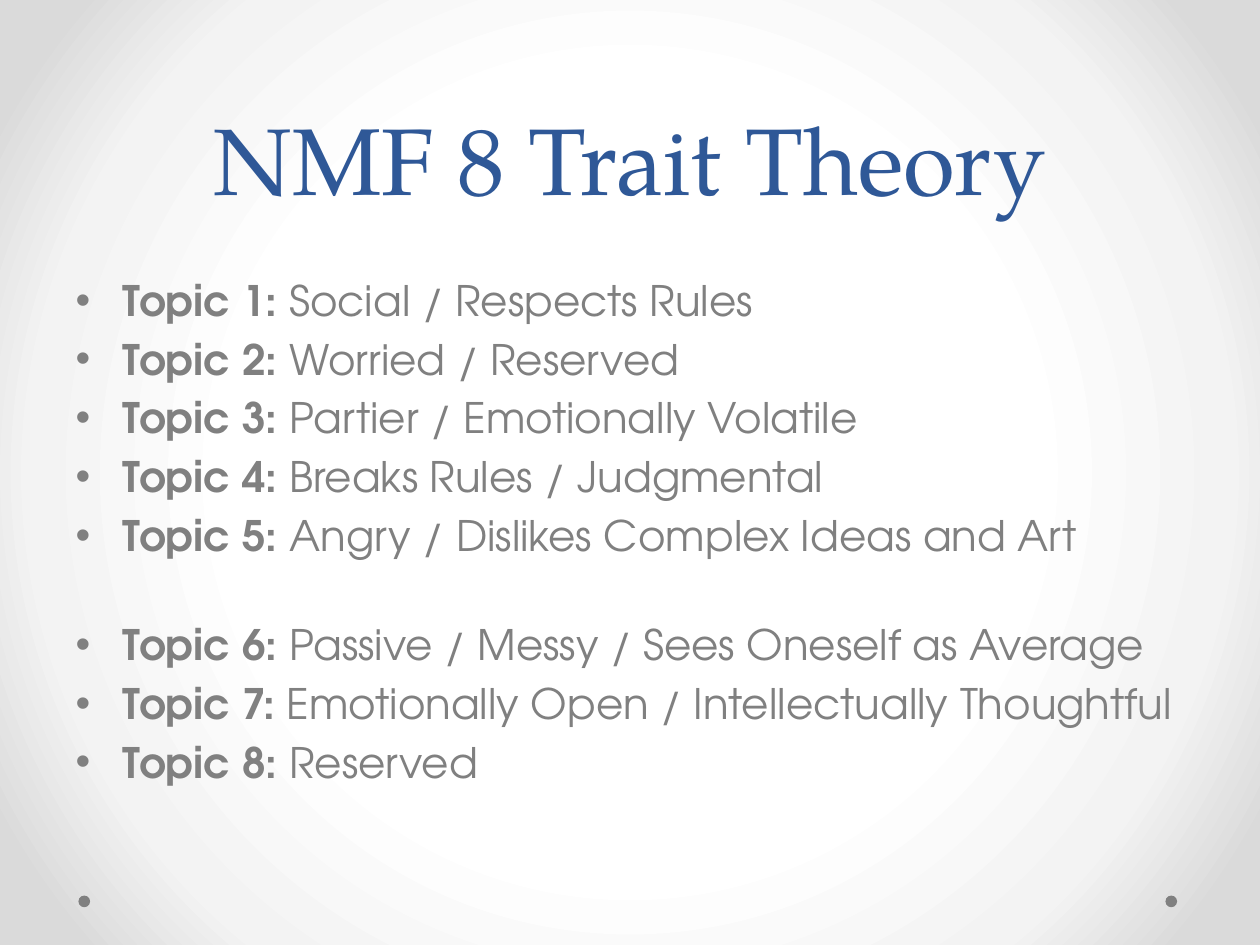
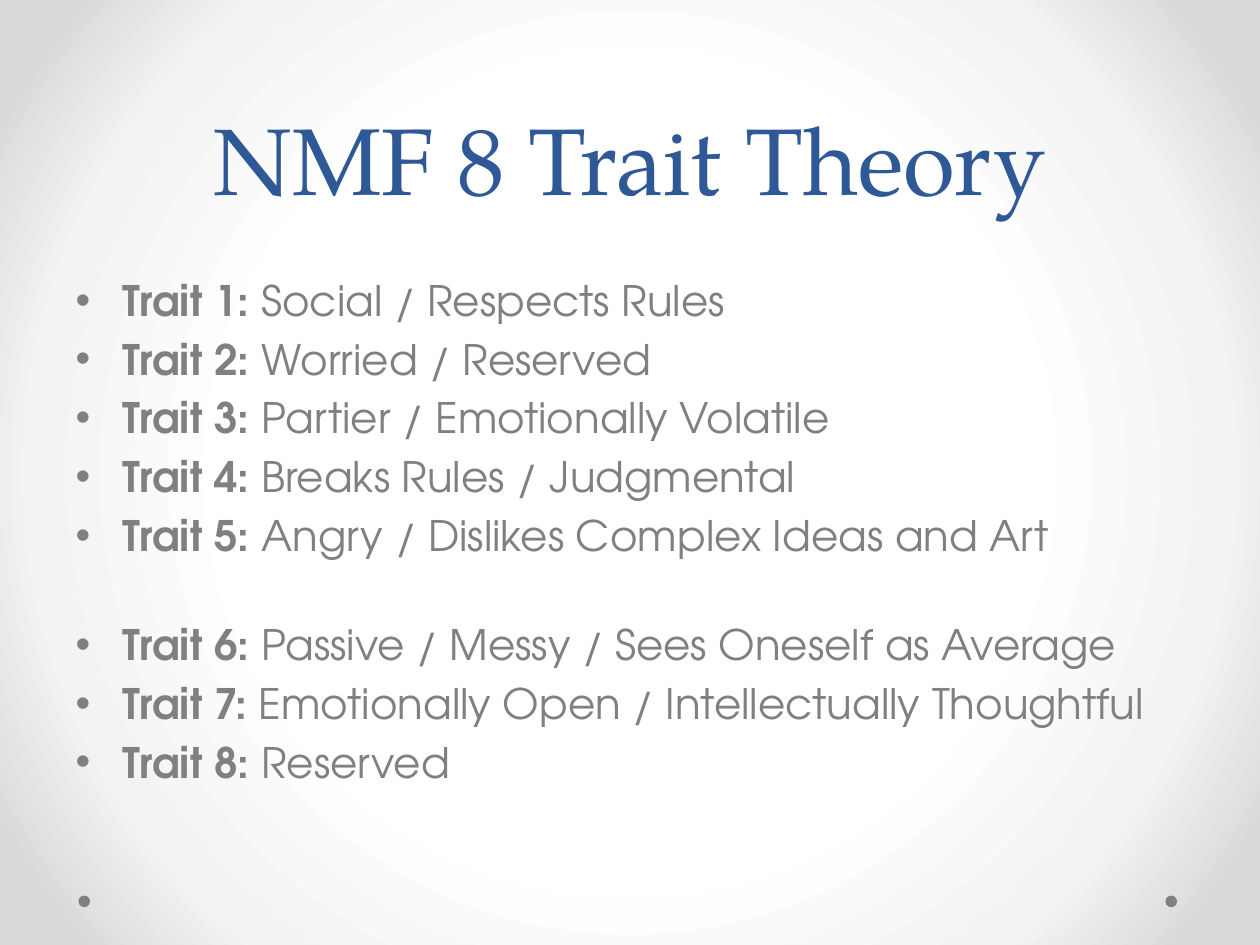
Before and after one commit to alacrity28/personality, a slide deck: slide 3 of presentation_ErinWolpert.pptx. Drawn at 1260x945 pixels with LibreOffice and Linux fonts; fonts in the diff are those of the drawing. Boxes give left, top, right and bottom in pixels: in the first picture for what was removed or moved away, otherwise in the second. Text is boxed around its words. In the diff, an @@ line names an element or a change of style, - is before the commit and + after.

```diff
--- a/presentation_ErinWolpert.pptx
+++ b/presentation_ErinWolpert.pptx
@@ text at (x1=123, y1=284, x2=1144, y2=779): text changed @@
-• Topic 1: Social / Respects Rules
-• Topic 2: Worried / Reserved
-• Topic 3: Partier / Emotionally Volatile
-• Topic 4: Breaks Rules / Judgmental
-• Topic 5: Angry / Dislikes Complex Ideas and Art
-• Topic 6: Passive / Messy / Sees Oneself as Average
-• Topic 7: Emotionally Open / Intellectually Thoughtful
-• Topic 8: Reserved
+• Trait 1: Social / Respects Rules
+• Trait 2: Worried / Reserved
+• Trait 3: Partier / Emotionally Volatile
+• Trait 4: Breaks Rules / Judgmental
+• Trait 5: Angry / Dislikes Complex Ideas and Art
+• Trait 6: Passive / Messy / Sees Oneself as Average
+• Trait 7: Emotionally Open / Intellectually Thoughtful
+• Trait 8: Reserved
```
Also in this commit, not shown: 3 other slides changed, 2 slides added, 2 slides removed, 8 other files.
